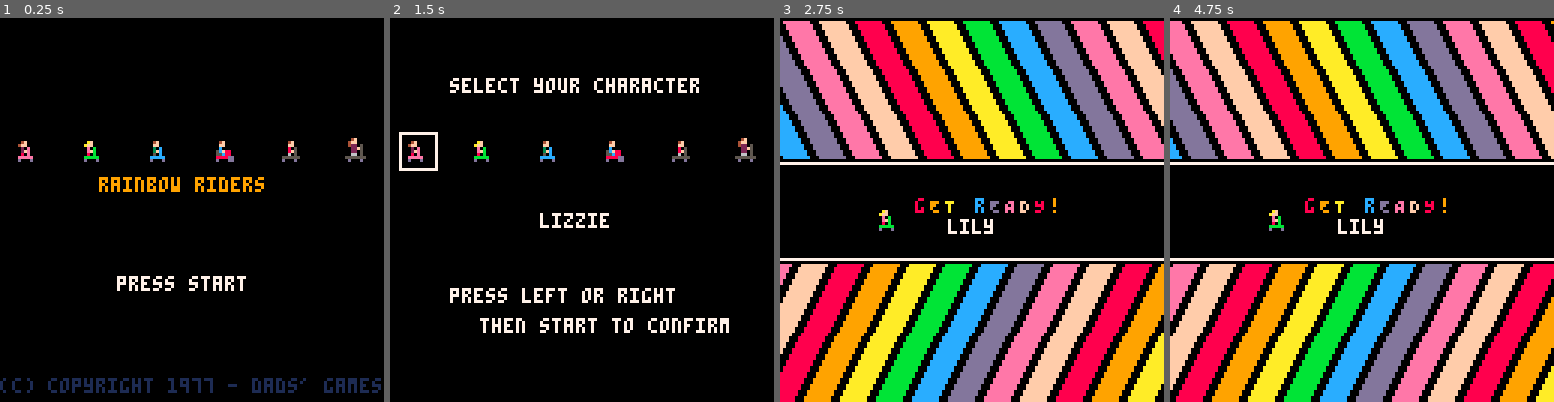
Above: before the commit, frames 1-4 (left to right).
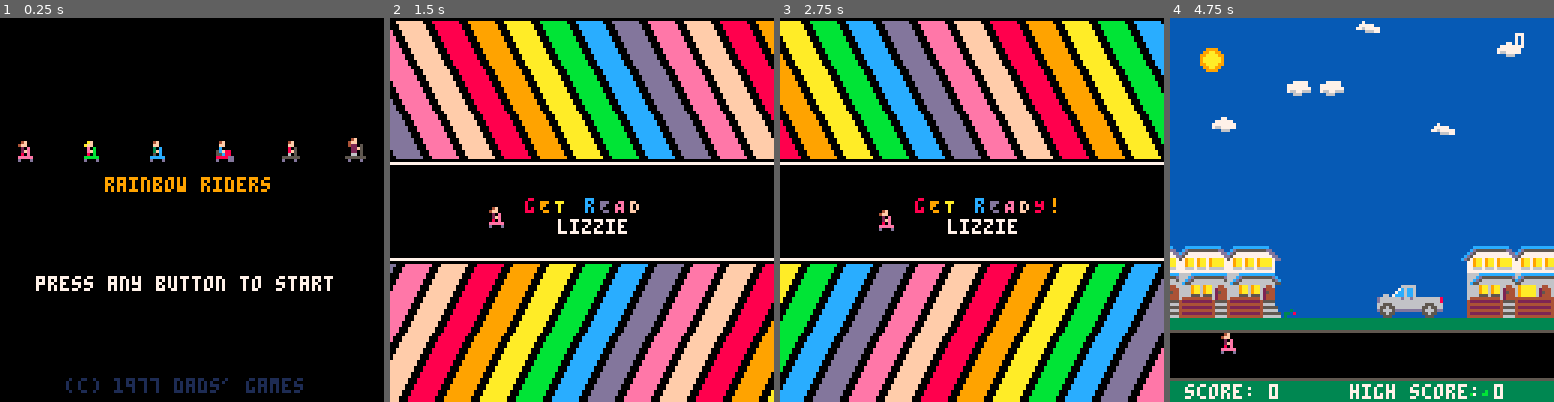
Above: after the commit, the same moments.

Repository: Dads-Games/rainbowriders
Game: PICO-8 cartridge pr-29/rainbowriders.p8
Two runs of this game, one before a commit and one after it. Both use one fixed random seed, a clock stepped at 60 frames per second and the inputs below.
Inputs:
- Up to frame 1 (0.25 s): no input
- Up to frame 2 (1.5 s): tap X (X key) at 0.33, 1.07 s; tap O (Z key) at 0.7 s
- Up to frame 3 (2.75 s): hold Right 1.6-2.1 s; tap O (Z key) at 1.7, 2.1, 2.5 s; tap X (X key) at 1.85 s; hold Right from 2.47 s (still down)
- Up to frame 4 (4.75 s): tap O (Z key) every 0.4 s from 2.9 to 4.5 s; tap X (X key) at 2.97, 4.08 s; release Right at 3.03 s; hold Left 3.08-3.58 s; hold Right 4.02-4.68 s

The runs differ from the first frame. In frame 1, 3.7% of the frame differs, in the area x 0-100%, y 41-98%; in frame 2, 58%; in frame 3, 72%; in frame 4, 97%, in the area x 0-100%, y 0-100%.

Commit message:
deploy: 7b910a2db35abdff9f4e7cb0b6c5bebc4aa16a90

Diff:
--- a/pr-29/rainbowriders.p8
+++ b/pr-29/rainbowriders.p8
@@ -8,6 +8,7 @@
 #include src/utils/rbp_rainbow.lua
 #include src/utils/math.lua
 #include src/utils/sequencer.lua
+#include src/utils/printc.lua
 
 -- SCREENS
 #include src/screens/title.lua
--- a/pr-29/src/screens/character_select.lua
+++ b/pr-29/src/screens/character_select.lua
@@ -18,17 +18,19 @@
         end
 
         -- Confirm selection and start game
-        if btnp(4) then
+        if btnp(4) or btnp (5) then
             state.screen = GetReady(state)
             sfx(59) -- character selected sfx
         end
     end
 
     function character_select_view()
+
         local selected_rider_index = state.player.rider
 
-        print("select your character", 20, 20, 7)
+        printc("select your character", 20, 20, 7)
         for i = 1, #RIDERS do
+
             local x = 5 + (i - 1) * 22
             local y = 40
             if i == selected_rider_index then
@@ -36,9 +38,10 @@
             end
             spr(RIDERS[i].sprite, x, y)
         end
-        print(RIDERS[selected_rider_index].name, 50, 65, 7) -- Display character name
-        print("press left or right", 20, 90, 7)
-        print("then start to confirm", 30, 100, 7)
+        printc(RIDERS[selected_rider_index].name, 50, 65, 7) -- Display character name
+        printc("press left or right", 20, 90, 7)
+        printc("then start to confirm", 30, 100, 7)
+
     end
 
     return {
--- a/pr-29/src/screens/game.lua
+++ b/pr-29/src/screens/game.lua
@@ -66,7 +66,7 @@
         end
 
         -- Player jump
-        if btnp(4) and player.on_ground then
+        if btnp(4) and player.on_ground or btnp(5) and player.on_ground then
             sfx(62)
             player.dy = player.jump_strength
             player.on_ground = false
--- a/pr-29/src/screens/game_over.lua
+++ b/pr-29/src/screens/game_over.lua
@@ -17,15 +17,15 @@
         cls()
         -- Check high score and display if beat
         if state.score > state.high_score then
-            print("you set the new high score!", 15, 60, 7)
-            print("high score: "..state.score.." great job!", 15, 80, 7)
+            printc("you set the new high score!", 15, 60, 7)
+            printc("high score: "..state.score.." great job!", 15, 80, 7)
 
         -- Display the score on the game over screen
         elseif state.score > 0 then
-            print("game over - try again!", 20, 60, 7)
-            print("your score: "..state.score.." great job!", 15, 80, 7)
+            printc("game over - try again!", 20, 60, 7)
+            printc("your score: "..state.score.." great job!", 15, 80, 7)
         else
-            print("game over - try again!", 20, 60, 7)
+            printc("game over - try again!", 20, 60, 7)
         end
 
         -- Do not reset the timer and score here;
--- a/pr-29/src/screens/title.lua
+++ b/pr-29/src/screens/title.lua
@@ -16,7 +16,7 @@
         end
         game_over_timer = 0
         -- Move to character select screen
-        if btnp(4) then
+        if btnp(4) or btnp (5) then
             state.screen = screens.character_select
 
             -- Reset the timer and score upon starting the game
@@ -35,13 +35,13 @@
             spr(i, x, y)
         end
 
-        print("rainbow riders", 33, 53, color)
+        printc("rainbow riders", 0, 53, color)
         press_start_blinker(15, function (on_off, index)
             if on_off == 0 then
-                print("press start", 39, 86, 7)
+                printc("press any button to start", x, 86, 7)
             end
         end)
-        print("(c) copyright 1977 - dads' games", 0, 120, 1)
+        printc("(c) 1977 dads' games", 0, 120, 1)
 
         -- Check and set high score
         if state.score > state.high_score then
--- /dev/null
+++ b/pr-29/src/utils/printc.lua
@@ -0,0 +1,21 @@
+function printc(text, x, y, color)
+    local screen_width = 128
+    local char_width = 4
+    local space_width = 5
+
+    -- Calculate the total width of the text in pixels
+    local text_width = 0
+    for i = 1, #text do
+        local char = sub(text, i,i)
+        if char == " " then
+            text_width = text_width + space_width
+        else
+            text_width = text_width + char_width
+        end
+    end
+
+    -- Calculate the starting position for the text to be centered
+    local xPos = flr((screen_width - text_width) / 2)
+
+    print(text, xPos, y, color)
+end
Not shown, changed: pr-29/rainbowriders.js
Not shown, changed: pr-29/sheet.png
